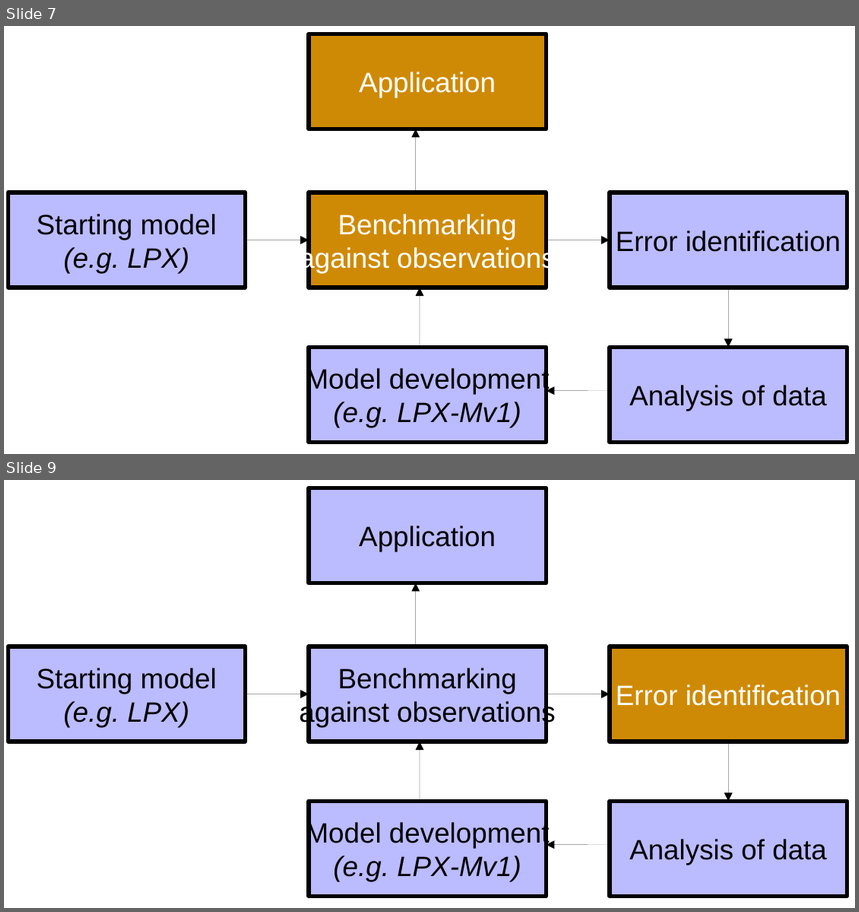
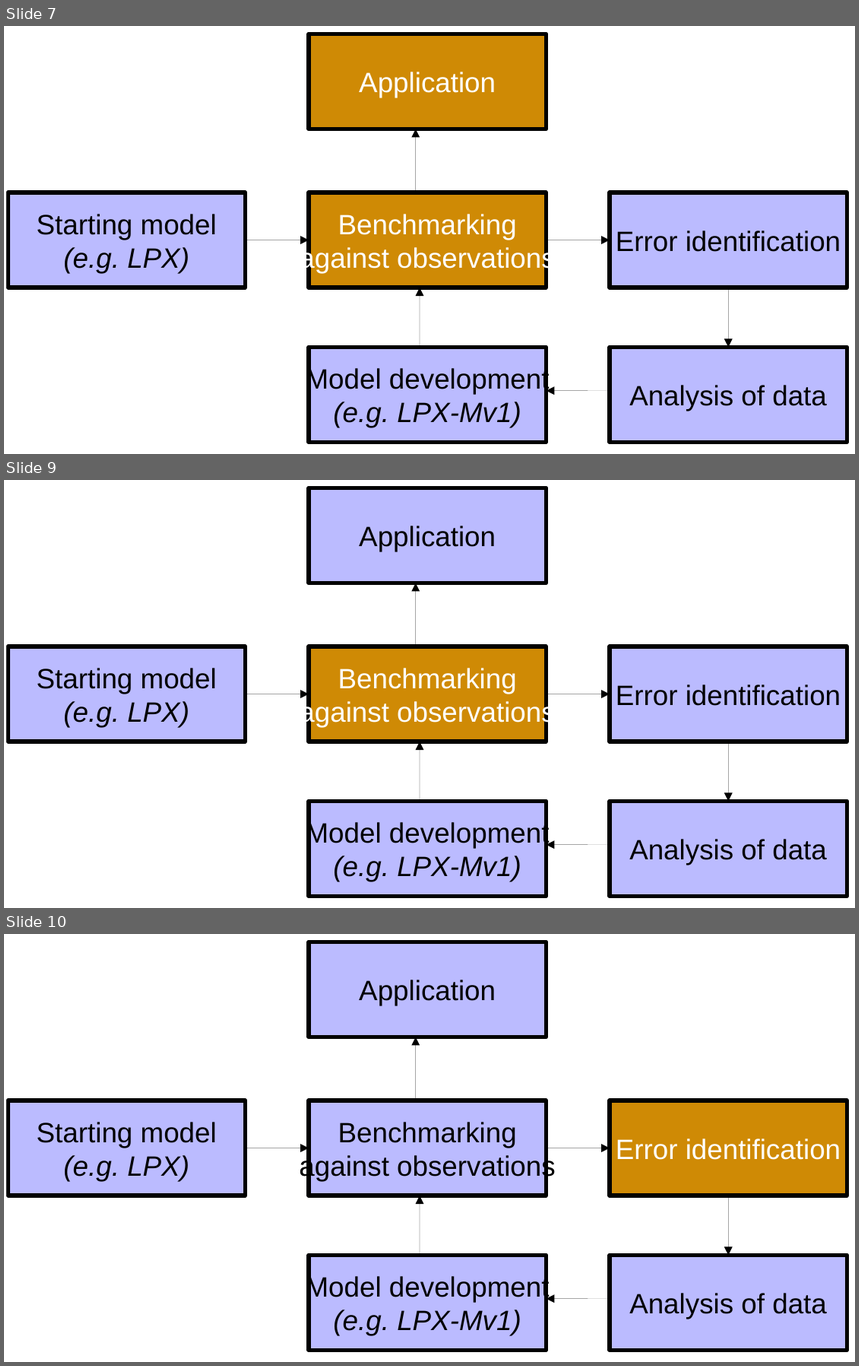
Before and after one commit to douglask3/r-cv, a slide deck: CEHlandSurface/images/PresStructure.odp. Shown one above the other, each under a label of ours: slides 7 and 9 before the commit, slides 7, 9 and 10 after it; the slides between them are not shown. The pictures are 859x912 and 859x1366 pixels, drawn with LibreOffice and Linux fonts; fonts in the diff are those of the drawing. Boxes give left, top, right and bottom in pixels: in the first picture for what was removed or moved away, otherwise in the second. Text is boxed around its words. In the diff, an @@ line names an element or a change of style, - is before the commit and + after.

```diff
--- a/CEHlandSurface/images/PresStructure.odp
+++ b/CEHlandSurface/images/PresStructure.odp
@@ slide 9 added at (x1=4, y1=480, x2=855, y2=908), background #FFFFFF @@
@@ rectangle added at (x1=309, y1=488, x2=546, y2=583), fill #BBBBFF, outline #000000 2.83 pt, 20 pt, text #000000 @@
+Application
@@ arrow added from (415, 646) to (415, 583), #000000 0 pt @@
@@ rectangle added at (x1=8, y1=646, x2=245, y2=740), fill #BBBBFF, outline #000000 2.83 pt, 20 pt, text #000000 @@
+Starting model
+(e.g. LPX)
@@ rectangle added at (x1=309, y1=646, x2=546, y2=740), fill #CF8A05, outline #000000 2.83 pt, 20 pt, text #FFFFFF @@
+Benchmarking
+against observations
@@ rectangle added at (x1=609, y1=646, x2=846, y2=740), fill #BBBBFF, outline #000000 2.83 pt, 20 pt, text #000000 @@
+Error identification
@@ arrow added from (245, 694) to (309, 694), #000000 0 pt @@
@@ arrow added from (546, 694) to (609, 694), #000000 0 pt @@
@@ arrow added from (419, 801) to (419, 741), #000000 0 pt @@
@@ arrow added from (728, 741) to (728, 801), #000000 0 pt @@
@@ rectangle added at (x1=309, y1=801, x2=546, y2=895), fill #BBBBFF, outline #000000 2.83 pt, 20 pt, text #000000 @@
+Model development
+(e.g. LPX-Mv1)
@@ rectangle added at (x1=609, y1=801, x2=846, y2=895), fill #BBBBFF, outline #000000 2.83 pt, 20 pt, text #000000 @@
+Analysis of data
@@ arrow added from (609, 844) to (546, 844), #000000 0 pt @@
@@ what was slide 9 is now slide 10 @@
```
Also in this commit, not shown: 1 slide changed, 1 other slide added, 19 other files.
